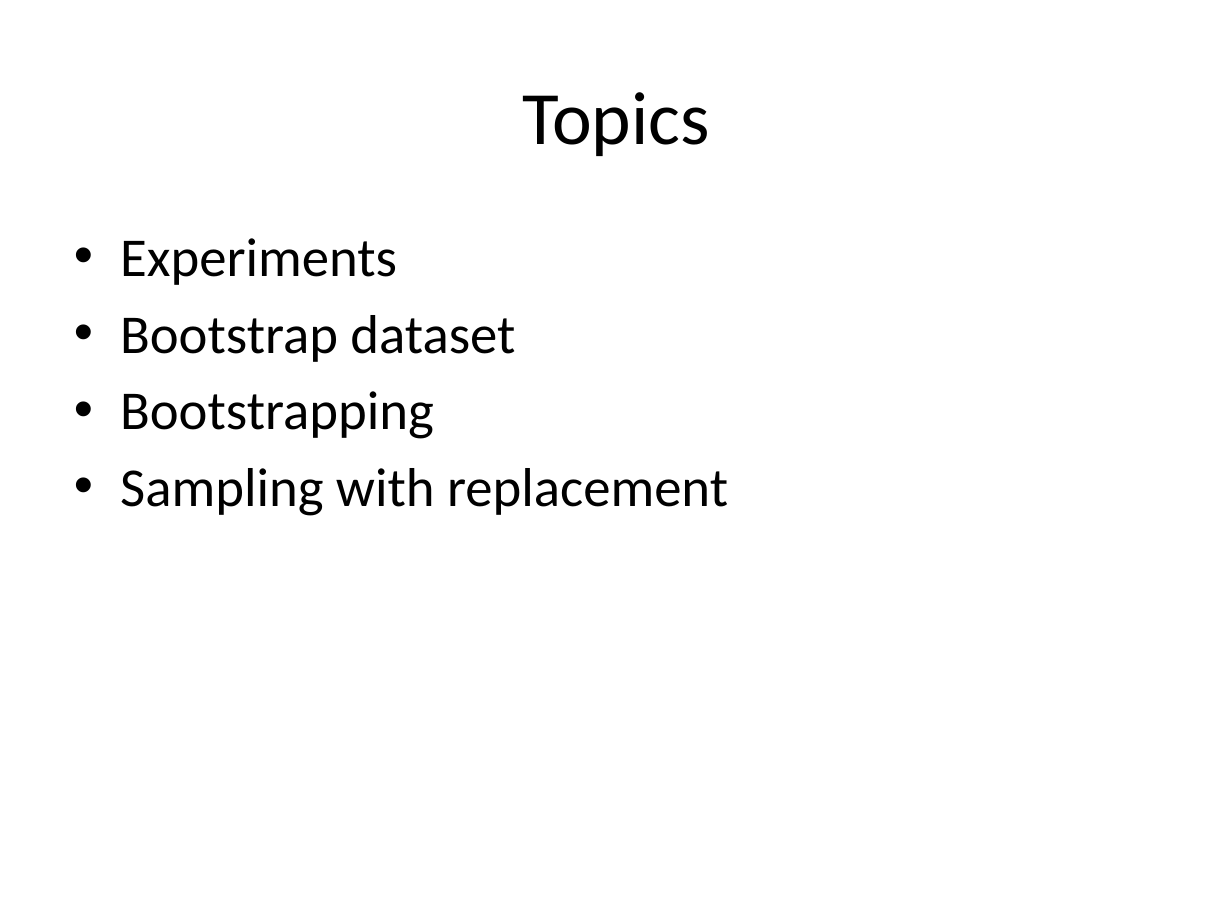
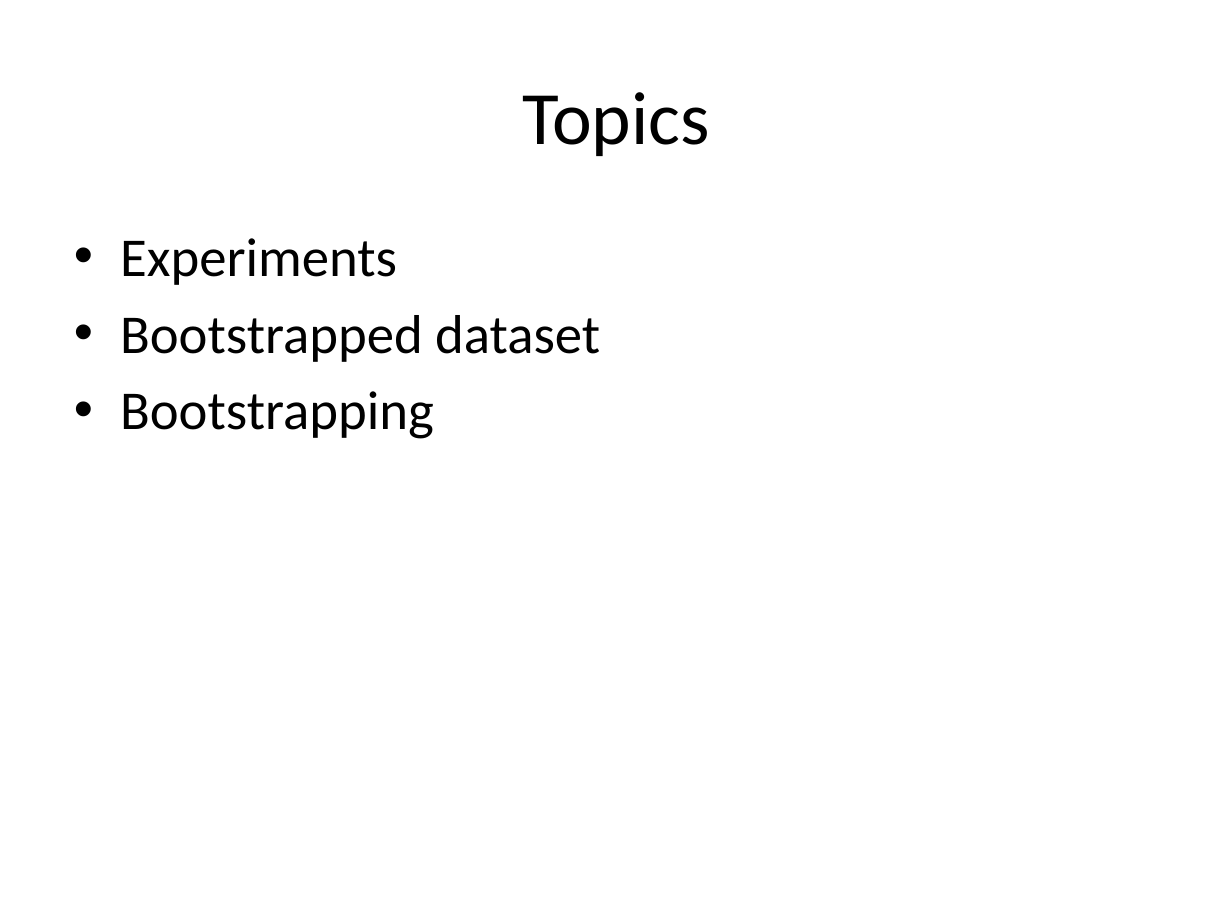
Before and after one commit to look4pritam/ArtificialIntelligence, a slide deck: slide 2 of Mathematics/Bootstrapping.pptx. Drawn at 1232x924 pixels with LibreOffice and Linux fonts; fonts in the diff are those of the drawing. Boxes give left, top, right and bottom in pixels: in the first picture for what was removed or moved away, otherwise in the second. Text is boxed around its words. In the diff, an @@ line names an element or a change of style, - is before the commit and + after.

```diff
--- a/Mathematics/Bootstrapping.pptx
+++ b/Mathematics/Bootstrapping.pptx
@@ text at (120,315,600,362): text changed @@
-• Bootstrap dataset
+• Bootstrapped dataset
@@ text at (120,468,728,516): paragraph removed @@
-• Sampling with replacement
```
Also in this commit, not shown: 1 other slide changed.
